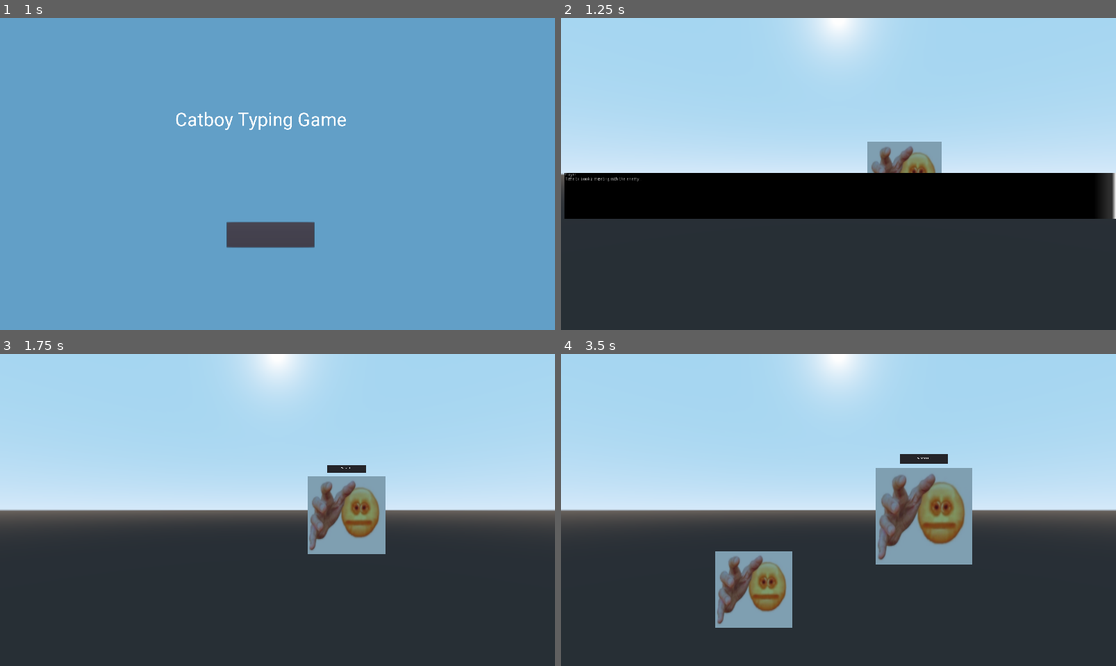
Above: before the commit, frames 1-4 (two rows, left to right).
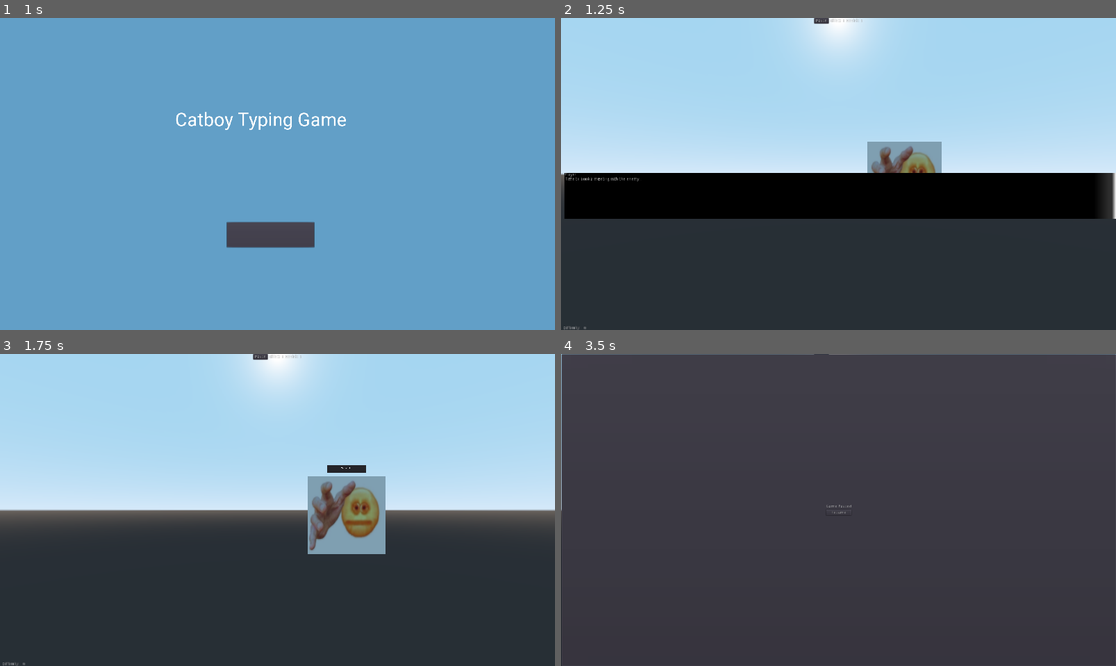
Above: after the commit, the same moments.

Repository: Warspiteful/catboy-typing
Game: Godot game, scene res://StartMenu.tscn
The game is run twice, just before and just after one commit, with the same random seed, the same clock (stepped at 60 frames per second) and the same inputs. The engine's default icon, where the game draws it, is replaced by a stand-in: a white triangle on a blue panel in a dark square. Sound files missing from this copy of the repository are replaced by a short silence.
Inputs (mouse positions are in pixels of both pictures, inside the frame that each line leads up to):
- Up to frame 1 (1 s): click (271, 233) at 0.5 s
- Up to frame 2 (1.25 s): no input
- Up to frame 3 (1.75 s): tap Enter at 1.25 s; hold Z (game_usage) from 1.28 s (still down)
- Up to frame 4 (3.5 s): release Z (game_usage) at 2.03 s; tap Z (game_usage) at 2.1 s; click (821, 357) at 2.75 s, where only the run after the commit has a clickable "Pause"

Frame 1 is identical in both runs. In frame 2, 0.1% of the frame differs, in the area x 0-55%, y 0-100%; in frame 3, 0.1%; in frame 4, 58%, in the area x 0-100%, y 0-88%.

Commit message:
Finished Documenting Main.gd

Diff:
--- a/catboy-project/Main.tscn
+++ b/catboy-project/Main.tscn
@@ -92,7 +92,6 @@
 text = "RESTART"
 
 [node name="VBoxContainer" type="VBoxContainer" parent="CanvasLayer"]
-visible = false
 margin_right = 1920.0
 margin_bottom = 1080.0
 __meta__ = {
@@ -175,7 +174,6 @@
 text = "0"
 
 [node name="GamePauseScreen" type="PanelContainer" parent="CanvasLayer"]
-visible = false
 margin_top = -1.0
 margin_right = 1922.0
 margin_bottom = 1082.0
--- a/catboy-project/Scripts/Main.gd
+++ b/catboy-project/Scripts/Main.gd
@@ -302,38 +302,85 @@
 # - Called when Difficulty Timer Elapses
 # - Handles incrementing Difficulty
 func _on_DifficultyTimer_timeout():
-	if difficulty >= 10:
+
+	# Increment Difficulty by 1
+	difficulty += 1
+
+	# Update UI element to reflect change in difficulty
+	difficulty_value.text = str(difficulty)
+
+	# Print to Debug Console that difficulty has increased
+	print("Difficulty increased to %d" % difficulty)
+
+	# Update Wait Timer
+	# - Clamp means that at minimum, the timer must be 1 second
+	spawn_timer.wait_time = clamp(spawn_timer.wait_time - 0.2, 1, spawn_timer.wait_time)
+
+	# Levels are broken up into 10 difficulty increases
+	# - Increase level when difficulty goes past 10 and reset difficulty to 0
+
+	# Check if difficulty is past max
+	if difficulty >= 11:
+
+		# Increment level by 1
+		# - There are three levels [0, 1, and 2]
+		# - While not on the last level, increment level by 1
 		if level < 2:
+
+			# Increment Level
 			level += 1
+
+			# Reset Difficulty
 			difficulty = 0
+
+			# Print to Debug Console
 			print("Level increased to %d" % level)
+
+			# Play Dialogue for Wave
 			playDialogue()
+
+			# Update Prompt List to New Level - Easy->Medium->Hard
 			PromptList.handle_level_increased(level)
+
+			# Increase Spawn Timer to not absolutely KILL player
 			spawn_timer.wait_time = spawn_timer.wait_time + 1
 			return
 		else:
-			difficulty = 10
-			difficulty_timer.stop()
+			# If hit cap on last level, end
+			game_over()
 			return
 
-	difficulty += 1
-	difficulty_value.text = str(difficulty)
-	GlobalSignals.emit_signal("difficulty_increase", difficulty)
-	print("Difficulty increased to %d" % difficulty)
-	var new_wait_time = spawn_timer.wait_time - 0.2
-	spawn_timer.wait_time = clamp(new_wait_time, 1, spawn_timer.wait_time)
-
+# On Pause Button Pressed
+# - Called when Pause Button is Pressed
 func _on_PauseButton_pressed():
+
+	# Pause Processing while in Pause Menu
 	get_tree().paused = true
+
+	# Display Pause Menu
 	game_pause_screen.show()
 
+# On Resume Button Pressed
+# - Called when Resume Button - in pause menu - is Pressed
 func _on_ResumeButton_pressed():
+
+	# Unpause Processing
 	get_tree().paused = false
+
+	# Hide Pause Menu
 	game_pause_screen.hide()
 
+# On Restart Button Pressed
+# - Called when Restart Button - in game over menu - is Pressed
 func _on_RestartButton_pressed():
+
+	# Debug Print
 	print("Restarted")
+
+	# Restarts Game
 	start_game()
 
+# Called when DialoguePlayer sends signal that dialogue has finished
 func _on_DialoguePlayer_dialogue_end(conversation_number):
+	# Unpause Processing that was paused when PlayDialogue was called
 	get_tree().paused = false
